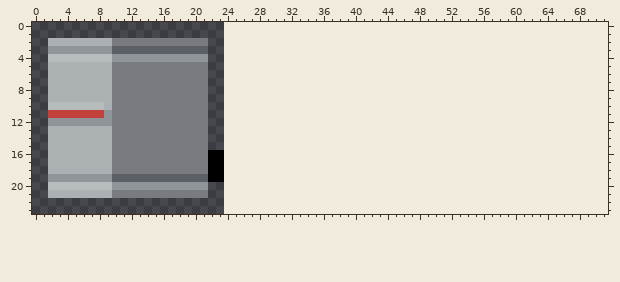
Two versions of one sprite sheet, assets/textures/actors/switch_robot.png. The picture above is the old version.
The file is 24x24 pixels. The old version is drawn lined up with the new one, on the new canvas.
And afterwards:
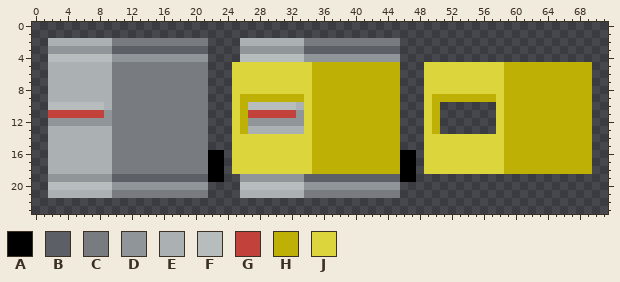
Palette (. is transparent): A #000000  B #5c6066  C #787c80  D #909599  E #abb1b3  F #b7bdbd  G #c2413a  H #bfb006  J #dcd63c
Author's note on the commit: VFX: Switch robot armor break effect
Edits made:
canvas 24x24 -> 72x24
y 2: x 26..45 .................... -> EEEEEEEECCCCCCCCCCCC
y 3: x 26..45 .................... -> DDDDDDDDBBBBBBBBBBBB
y 4: x 26..45 .................... -> FFFFFFFFDDDDDDDDDDDD
y 5..8: x 25..45 ..................... -> JJJJJJJJJJHHHHHHHHHHH; x 49..69 ..................... -> JJJJJJJJJJHHHHHHHHHHH
y 9: x 25..45 ..................... -> JHHHHHHHHJHHHHHHHHHHH; x 49..69 ..................... -> JHHHHHHHHJHHHHHHHHHHH
y 10: x 25..45 ..................... -> JHFFFFFFEJHHHHHHHHHHH; x 49..50 .. -> JH; x 58..69 ............ -> JHHHHHHHHHHH
y 11: x 25..45 ..................... -> JHGGGGGGDJHHHHHHHHHHH; x 49..50 .. -> JH; x 58..69 ............ -> JHHHHHHHHHHH
y 12: x 25..45 ..................... -> JHDDDDDDDJHHHHHHHHHHH; x 49..50 .. -> JH; x 58..69 ............ -> JHHHHHHHHHHH
y 13: x 25..45 ..................... -> JHEEEEEEEJHHHHHHHHHHH; x 49..50 .. -> JH; x 58..69 ............ -> JHHHHHHHHHHH
y 14..15: x 25..45 ..................... -> JJJJJJJJJJHHHHHHHHHHH; x 49..69 ..................... -> JJJJJJJJJJHHHHHHHHHHH
y 16..18: x 25..47 ....................... -> JJJJJJJJJJHHHHHHHHHHHAA; x 49..69 ..................... -> JJJJJJJJJJHHHHHHHHHHH
y 19: x 26..47 ...................... -> DDDDDDDDBBBBBBBBBBBBAA
y 20: x 26..45 .................... -> FFFFFFFFDDDDDDDDDDDD
y 21: x 26..45 .................... -> EEEEEEEECCCCCCCCCCCC
Pixel boxes of the changes (left, top, right, bottom) in both pictures:
added: (232, 38, 592, 198)
